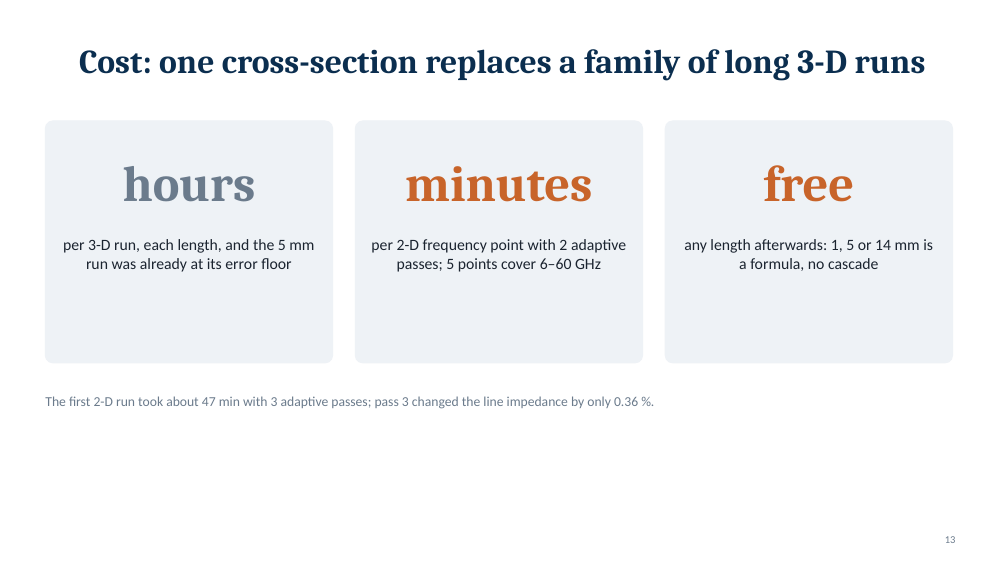
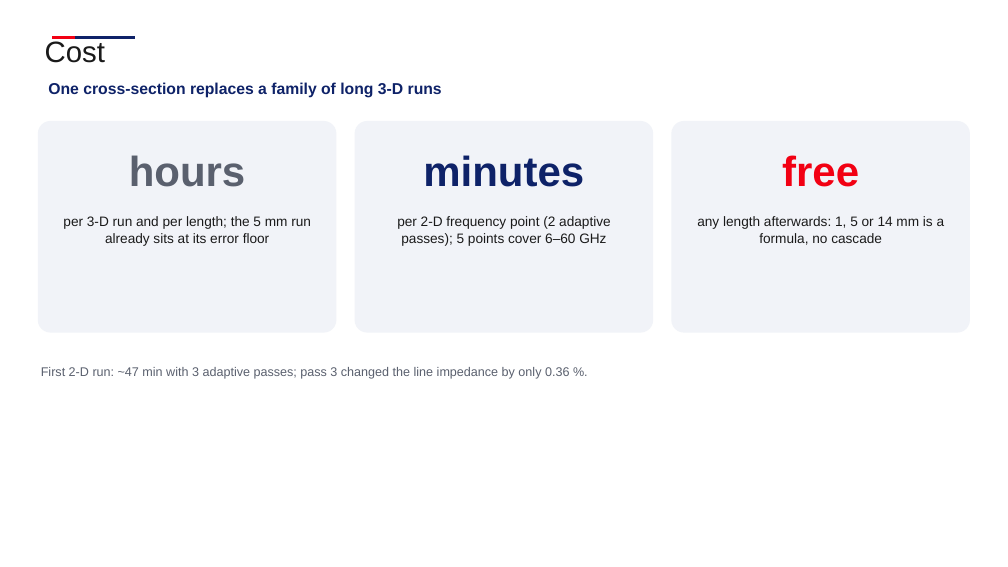
Before and after one commit to andreimuresian/claude, a slide deck: slide 13 of docs/cst/xtalk/crosstalk_cross_section.pptx. Drawn at 1008x567 pixels with LibreOffice and Linux fonts; fonts in the diff are those of the drawing; background and template pictures are left out. Boxes give left, top, right and bottom in pixels: in the first picture for what was removed or moved away, otherwise in the second. Text is boxed around its words. In the diff, an @@ line names an element or a change of style, - is before the commit and + after.

```diff
--- a/docs/cst/xtalk/crosstalk_cross_section.pptx
+++ b/docs/cst/xtalk/crosstalk_cross_section.pptx
@@ text added at [45, 41, 105, 63], 28 pt, text #1A1A1A @@
+Cost
@@ line added from (52, 38) to (77, 38), #F20013 2 pt @@
@@ line added from (75, 38) to (135, 38), #0E2268 2 pt @@
@@ text "One cross-section replaces a family ..." at [48, 82, 442, 98]: vertical alignment middle to top @@
@@ text at [48, 82, 442, 98]: text changed; size 32 to 15 pt; font Cambria to Arial; text colour #0B2E4F to #0E2268 @@
-Cost: one cross-section replaces a family of long 3-D runs
+One cross-section replaces a family of long 3-D runs
@@ text "hours": place and size @@
-text "hours" at [123, 166, 256, 202]
+text "hours" at [129, 155, 245, 187]
@@ text "hours" at [129, 155, 245, 187]: size 48 to 40 pt, font Cambria to Arial, text colour #6B7B8C to #5A606E; more space between paragraphs @@
@@ rounded rectangle: place and size @@
-rounded rectangle at [45, 121, 333, 363]
+rounded rectangle at [38, 121, 337, 333]
@@ text "minutes": place and size @@
-text "minutes" at [405, 166, 592, 202]
+text "minutes" at [423, 155, 584, 187]
@@ text "minutes" at [423, 155, 584, 187]: size 48 to 40 pt, font Cambria to Arial, text colour #C8642A to #0E2268; more space between paragraphs @@
@@ rounded rectangle: place and size @@
-rounded rectangle at [355, 121, 643, 363]
+rounded rectangle at [355, 121, 653, 333]
@@ text "free": place and size @@
-text "free" at [764, 165, 855, 202]
+text "free" at [782, 155, 859, 187]
@@ text "free" at [782, 155, 859, 187]: size 48 to 40 pt, font Cambria to Arial, text colour #C8642A to #F20013; more space between paragraphs @@
@@ fill #EEF2F6 to #F1F3F8; outline #EEF2F6 1 pt to none; proportions changed in 3 elements at [38, 121, 337, 333], [355, 121, 653, 333], [671, 121, 970, 333] @@
@@ rounded rectangle: place and size @@
-rounded rectangle at [665, 121, 953, 363]
+rounded rectangle at [671, 121, 970, 333]
@@ text at [63, 216, 311, 246]: text changed; size 15 to 13 pt; font Calibri to Arial; text colour #1B2430 to #1A1A1A @@
-per 3-D run, each length, and the 5 mm run was already at its error floor
+per 3-D run and per length; the 5 mm run already sits at its error floor
@@ text at [397, 216, 611, 246]: text changed; size 15 to 13 pt; font Calibri to Arial; text colour #1B2430 to #1A1A1A @@
-per 2-D frequency point with 2 adaptive passes; 5 points cover 6–60 GHz
+per 2-D frequency point (2 adaptive passes); 5 points cover 6–60 GHz
@@ text "any length afterwards: 1, 5 ...": place and size @@
-text "any length afterwards: 1, 5 ..." at [684, 239, 933, 271]
+text "any length afterwards: 1, 5 ..." at [697, 216, 945, 245]
@@ text "any length afterwards: 1, 5 ..." at [697, 216, 945, 245]: size 15 to 13 pt, font Calibri to Arial, text colour #1B2430 to #1A1A1A; more space between paragraphs @@
@@ text at [41, 367, 569, 379]: text changed; size 13 to 12 pt; font Calibri to Arial; text colour #6B7B8C to #5A606E @@
-The first 2-D run took about 47 min with 3 adaptive passes; pass 3 changed the line impedance by only 0.36 %.
+First 2-D run: ~47 min with 3 adaptive passes; pass 3 changed the line impedance by only 0.36 %.
@@ page number removed at [945, 536, 956, 543] @@
-13
```
Also in this commit, not shown: 14 other slides changed, 1 slide added, 1 slide removed, 4 other files.
